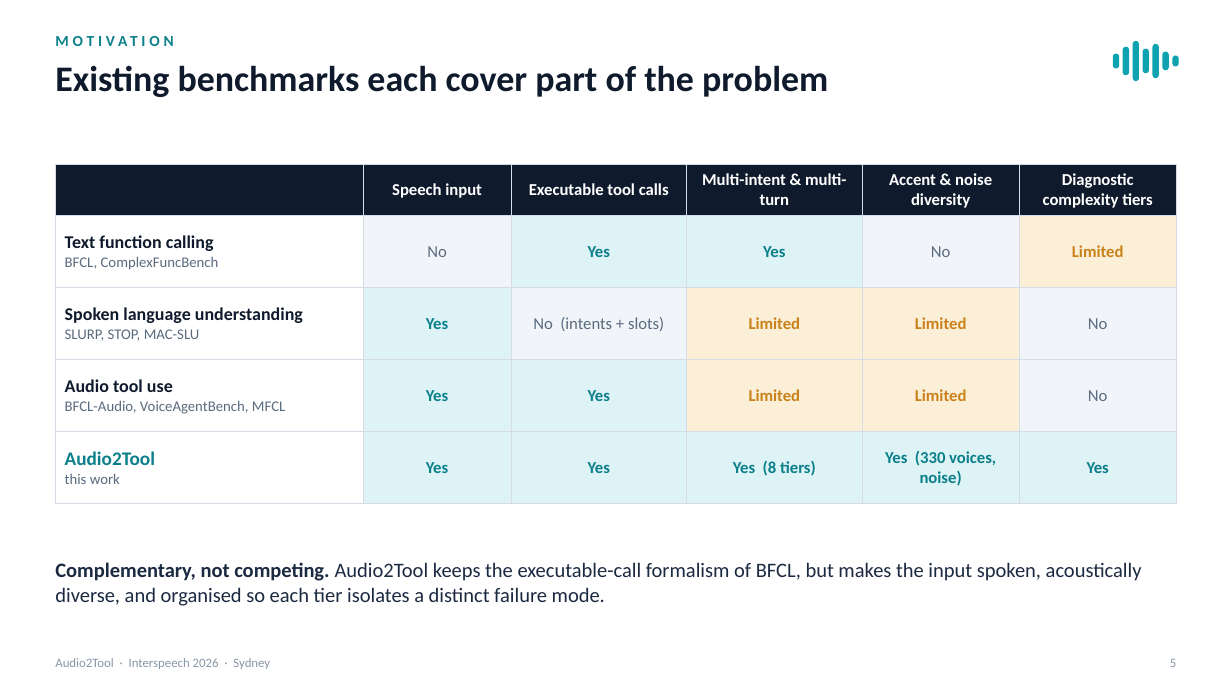
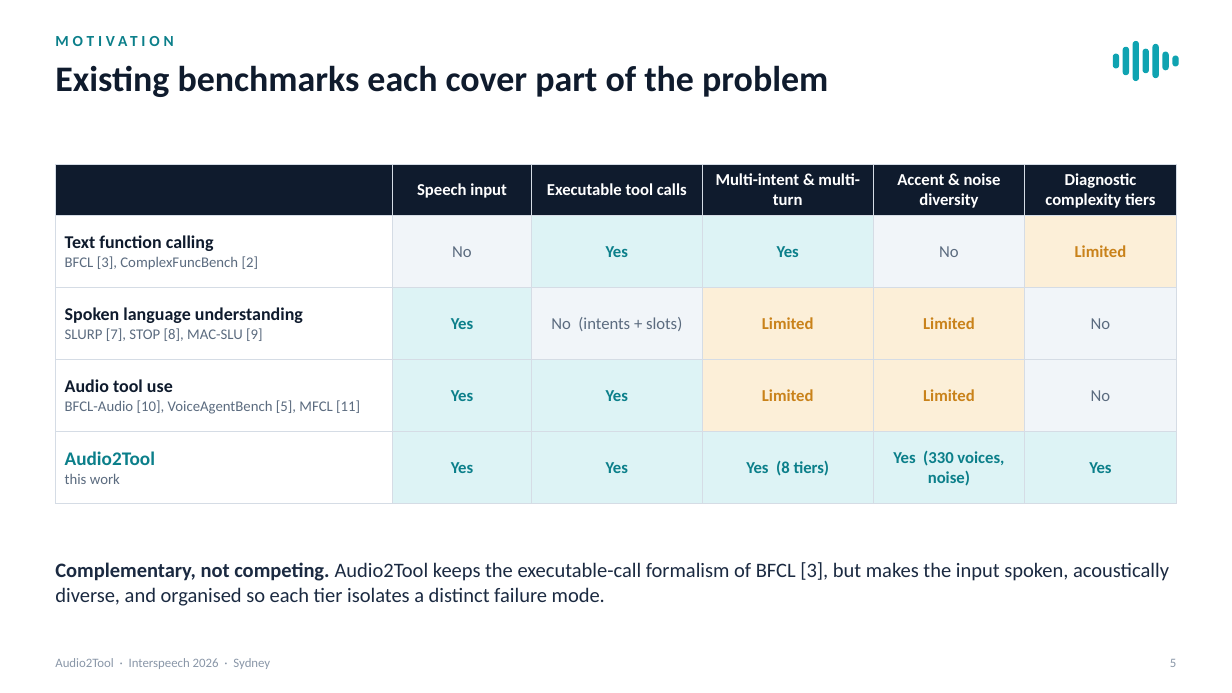
Before and after one commit to RamitPahwa/Audio2Tool, a slide deck: slide 5 of presentation/Audio2Tool_Interspeech2026_Oral.pptx. Drawn at 1232x693 pixels with LibreOffice and Linux fonts; fonts in the diff are those of the drawing. Boxes give left, top, right and bottom in pixels: in the first picture for what was removed or moved away, otherwise in the second. Text is boxed around its words. In the diff, an @@ line names an element or a change of style, - is before the commit and + after.

```diff
--- a/presentation/Audio2Tool_Interspeech2026_Oral.pptx
+++ b/presentation/Audio2Tool_Interspeech2026_Oral.pptx
@@ table at bbox=[55, 165, 1177, 490] @@
-row 2, column 1: Text function calling / BFCL, ComplexFuncBench
+row 2, column 1: Text function calling / BFCL [3], ComplexFuncBench [2]
-row 3, column 1: Spoken language understanding / SLURP, STOP, MAC-SLU
+row 3, column 1: Spoken language understanding / SLURP [7], STOP [8], MAC-SLU [9]
-row 4, column 1: Audio tool use / BFCL-Audio, VoiceAgentBench, MFCL
+row 4, column 1: Audio tool use / BFCL-Audio [10], VoiceAgentBench [5], MFCL [11]
@@ text at bbox=[55, 562, 1169, 606]: text changed @@
-Complementary, not competing. Audio2Tool keeps the executable-call formalism of BFCL, but makes the input spoken, acoustically diverse, and organised so each tier isolates a distinct failure mode.
+Complementary, not competing. Audio2Tool keeps the executable-call formalism of BFCL [3], but makes the input spoken, acoustically diverse, and organised so each tier isolates a distinct failure mode.
```
Also in this commit, not shown: 6 other slides changed, 3 other files.
